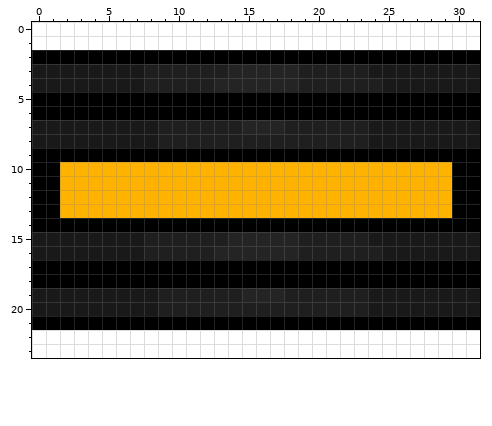
Edited in one commit: pixel-art sprite (resources/road_single.png). The picture above was drawn from the file before the commit.
The file is 32x24 pixels. Colours within 5 levels of each other are drawn and written as one.
After:
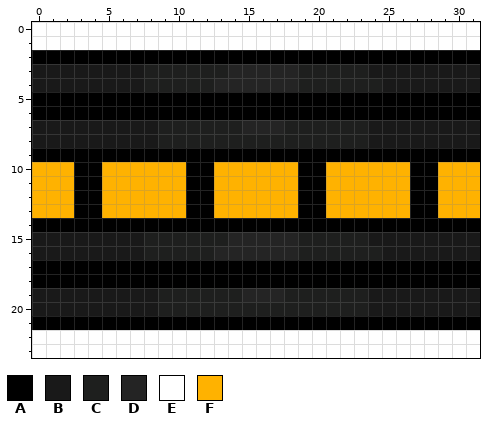
Palette (. is transparent): A #000000  B #191919  C #1e1f1e  D #242424  E #ffffff  F #ffb200
Log entry: Update road tiles to have more accurate lane markings
Difference:
Changed rows in their new state; - is an unchanged pixel.
first column x 0:
10 FF-AA------AA------AA------AA-FF
11 FF-AA------AA------AA------AA-FF
12 FF-AA------AA------AA------AA-FF
13 FF-AA------AA------AA------AA-FF
Changed places in both pictures, as pixel boxes (x1, y1, x2, y2):
changed: (32, 162, 102, 218)
changed: (186, 162, 214, 218)
changed: (298, 162, 326, 218)
changed: (410, 162, 480, 218)
